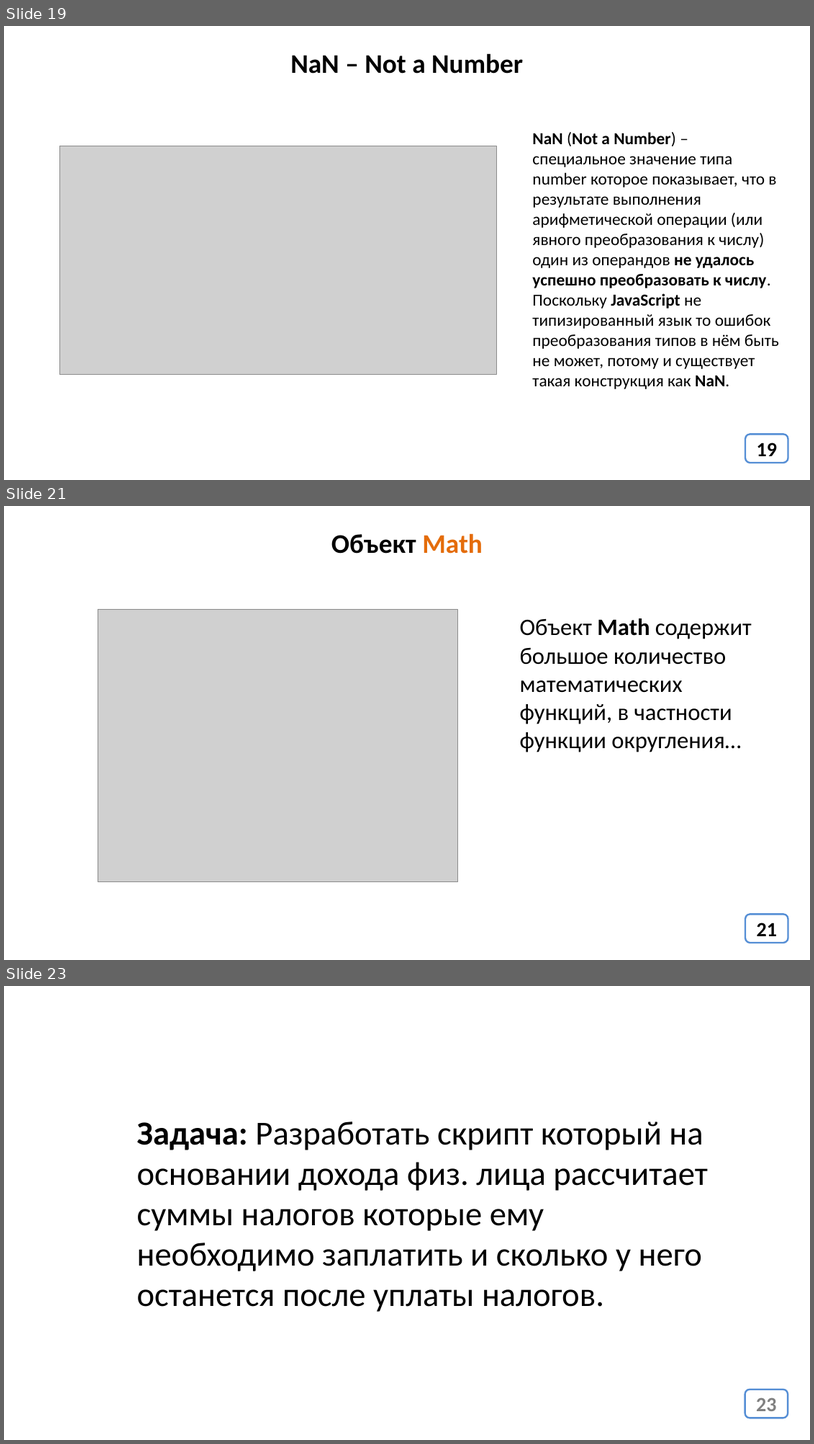
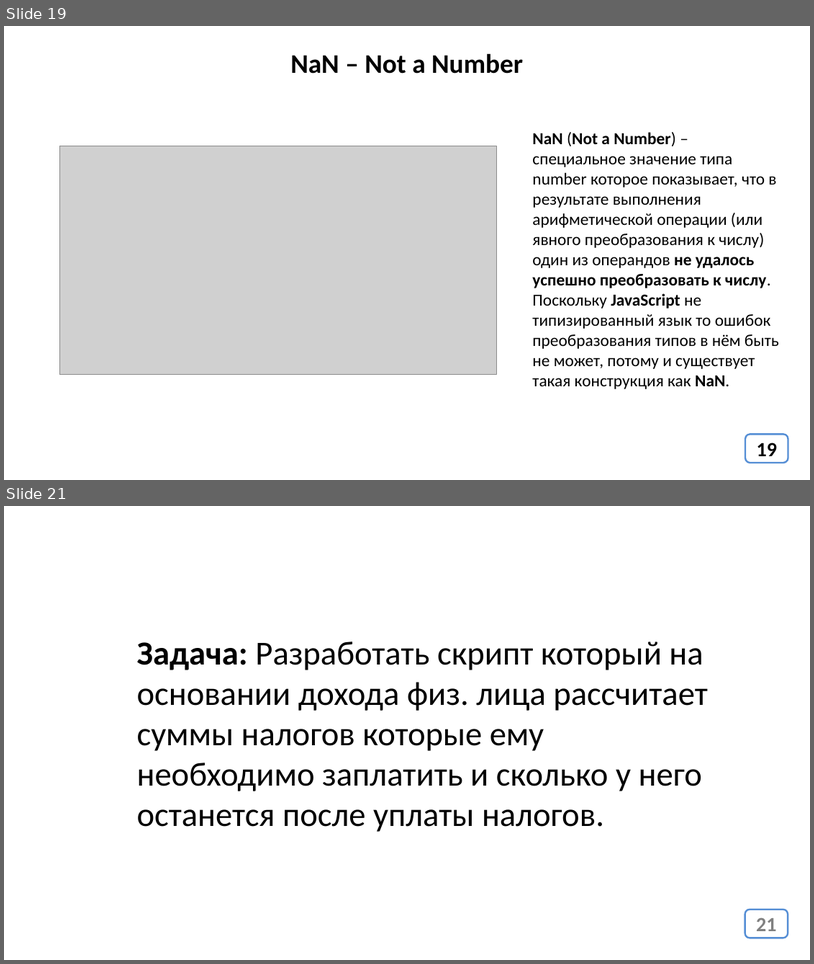
Before and after one commit to web51-ortdnipro/lesson18, a slide deck: lesson18.pptx. Shown one above the other, each under a label of ours: slides 19, 21 and 23 before the commit, slides 19 and 21 after it; the slides between them are not shown. The pictures are 814x1444 and 814x964 pixels, drawn with LibreOffice and Linux fonts; fonts in the diff are those of the drawing; grey boxes stand for pictures. Boxes give left, top, right and bottom in pixels: in the first picture for what was removed or moved away, otherwise in the second. Text is boxed around its words. In the diff, an @@ line names an element or a change of style, - is before the commit and + after.

```diff
--- a/lesson18.pptx
+++ b/lesson18.pptx
@@ slide 21 removed at (x1=4, y1=506, x2=810, y2=960), background #FFFFFF @@
@@ text removed at (x1=332, y1=533, x2=483, y2=554) @@
-Объект Math
@@ picture removed at (x1=98, y1=609, x2=458, y2=881) @@
@@ text removed at (x1=520, y1=618, x2=752, y2=752) @@
-Объект Math содержит большое количество математических функций, в частности функции округления…
@@ page number removed at (x1=746, y1=914, x2=789, y2=942) @@
-21
@@ what was slide 23 is now slide 21 @@
@@ page number at (x1=756, y1=917, x2=777, y2=931): text changed @@
-23
+21
```
Also in this commit, not shown: 2 slides changed, 1 other slide removed, 1 other file.
